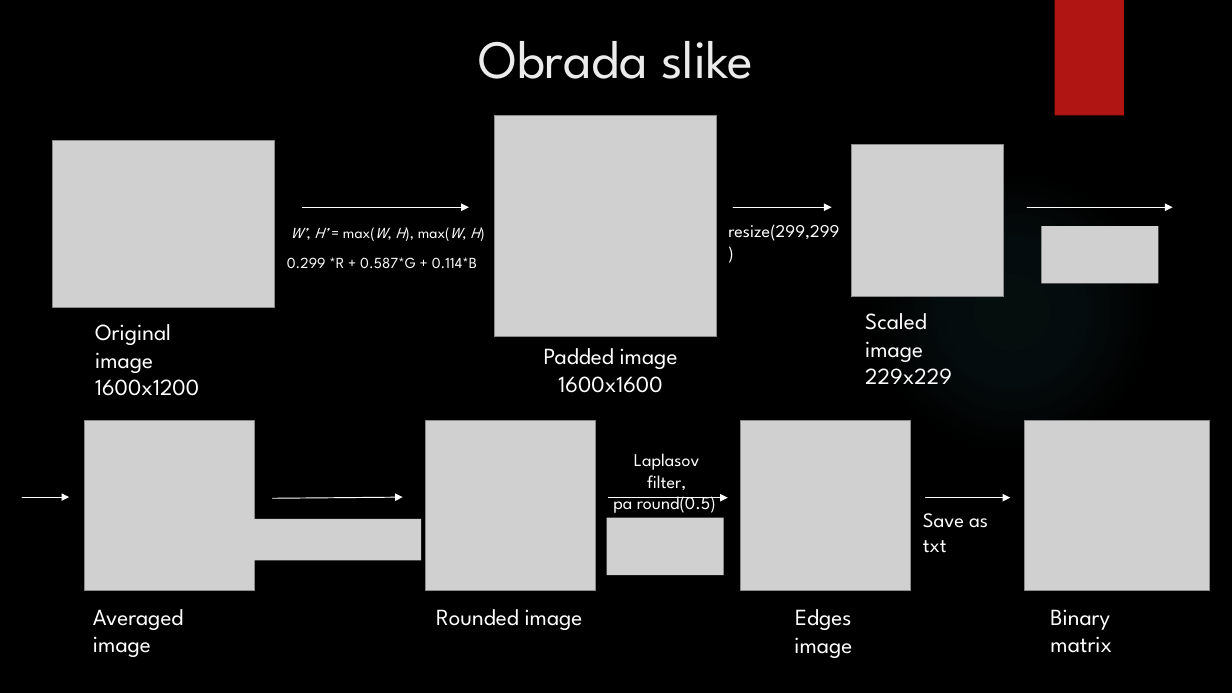
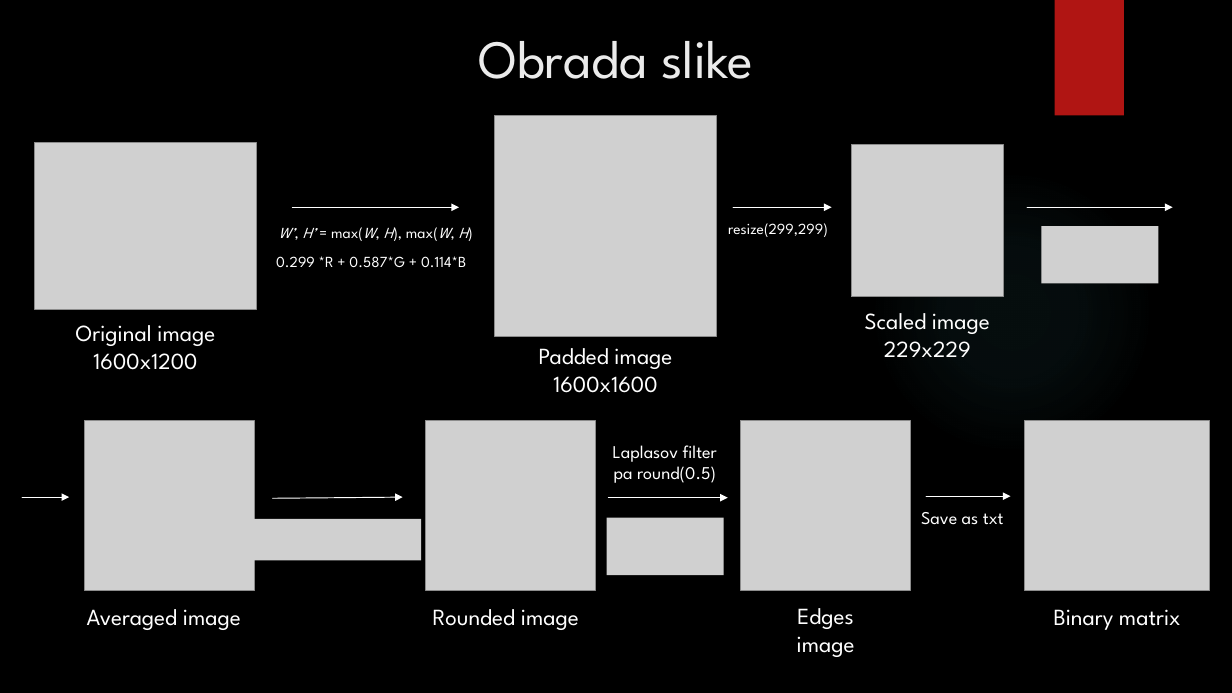
Before and after one commit to redemption99/Plant-Leaf-Recognition-Using-a-CNN, a slide deck: slide 9 of Prepoznavanje biljaka na osnovu slike lista.pptx. Drawn at 1232x693 pixels with LibreOffice and Linux fonts; fonts in the diff are those of the drawing; grey boxes stand for pictures; background and template pictures are left out. Boxes give left, top, right and bottom in pixels: in the first picture for what was removed or moved away, otherwise in the second. Text is boxed around its words. In the diff, an @@ line names an element or a change of style, - is before the commit and + after.

```diff
--- a/Prepoznavanje biljaka na osnovu slike lista.pptx
+++ b/Prepoznavanje biljaka na osnovu slike lista.pptx
@@ picture: place and size @@
-picture at (53,140,274,307)
+picture at (34,142,256,309)
@@ arrow moved from (302, 207) - (469, 207) to (293, 207) - (459, 207) @@
@@ text "W’, H’ = max(W, H), ...": place and size @@
-text "W’, H’ = max(W, H), ..." at (291,227,480,241)
+text "W’, H’ = max(W, H), ..." at (279,227,469,241)
@@ text "resize(299,299)" at (728,223,828,237): size 14 to 12 pt @@
@@ text "0.299 *R + 0.587*G + ...": place and size @@
-text "0.299 *R + 0.587*G + ..." at (287,257,477,268)
+text "0.299 *R + 0.587*G + ..." at (276,256,466,267)
@@ text "Original image": place and size @@
-text "Original image" at (95,324,199,396)
+text "Original image" at (76,325,215,370)
@@ text at (76,325,215,346): alignment left to centre @@
@@ text at (865,313,990,334): alignment left to centre @@
@@ text at (539,348,672,369): alignment left to centre @@
@@ text "Laplasov filter": place and size @@
-text "Laplasov filter" at (613,453,716,513)
+text "Laplasov filter" at (613,445,717,483)
@@ text at (613,445,717,462): text changed @@
-Laplasov filter,
+Laplasov filter
@@ text at (614,461,716,483): alignment left to centre @@
@@ text "Save as txt" at (921,512,1004,525): size 16 to 14 pt @@
@@ alignment left to centre in 4 elements at (1054,609,1181,630), (279,227,469,241), (433,609,579,630), (87,609,241,630) @@
```
Also in this commit, not shown: 4 other slides changed.
